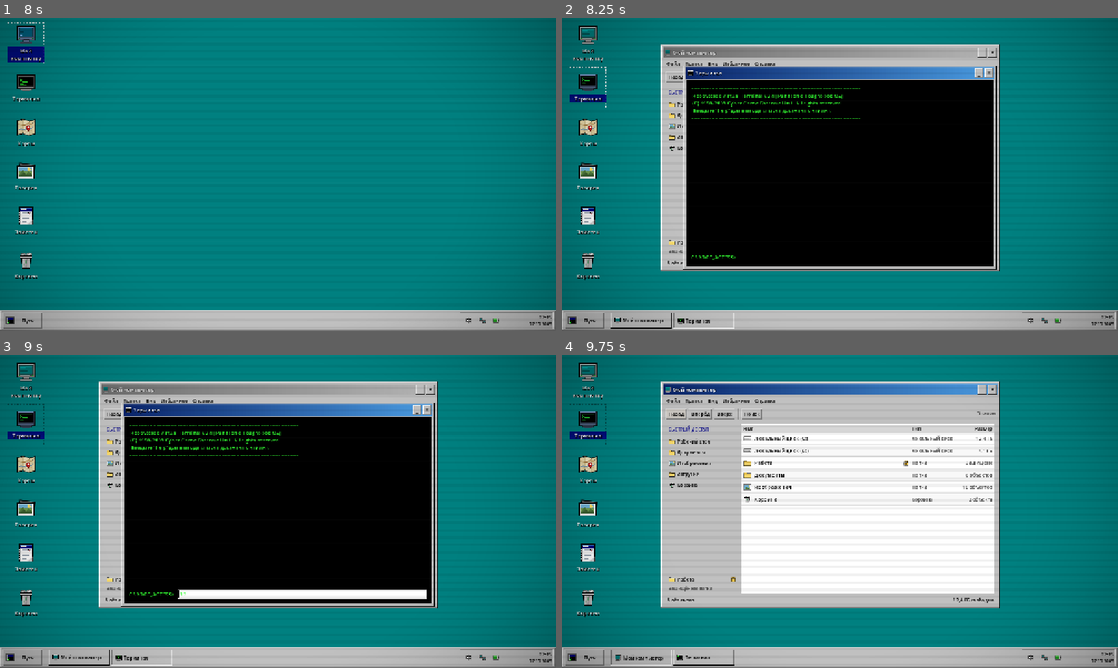
Above: before the commit, frames 1-4 (two rows, left to right).
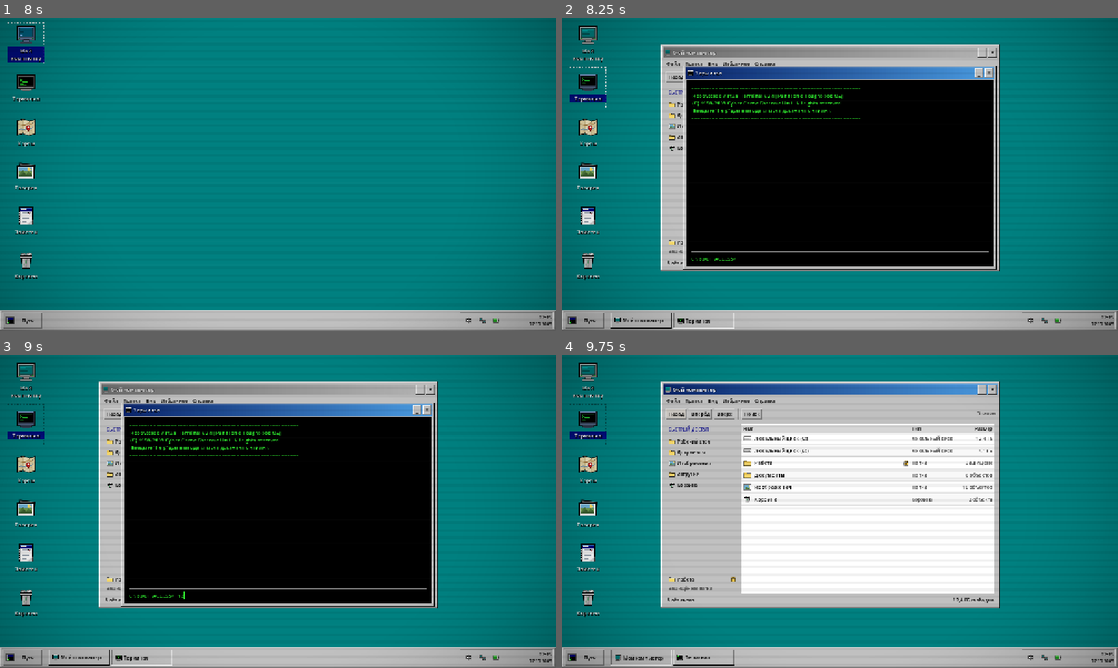
Above: after the commit, the same moments.

Repository: nikkey31/root_access
Game: Godot game, scene res://scenes/desktop/Desktop.tscn
The game is run twice, just before and just after one commit, with the same random seed, the same clock (stepped at 60 frames per second) and the same inputs.
Inputs (mouse positions are in pixels of both pictures, inside the frame that each line leads up to):
- Up to frame 1 (8 s): click "Пуск" at 0.5 s; click (61, 190) at 1.27 s; type "12" at 1.35 s; click (483, 321) at 2 s; click (494, 321) at 2.75 s; click (467, 321) at 3.5 s; tap Enter at 4.25 s; drag from (278, 174) to (333, 105) at 4.27 s; tap Space at 5 s; drag from (27, 43) to (250, 237) at 5.02 s; click "_" at 5.75 s; click "Мой компьютер" at 6.5 s; click "×" at 7.25 s
- Up to frame 2 (8.25 s): tap Enter at 8, 8.1 s; move the mouse to (589, 86) at 8.02 s; hold Right from 8.03 s (still down); click (589, 86) at 8.17 s
- Up to frame 3 (9 s): release Right at 8.75 s; click (300, 592) at 8.77 s; type "12" at 8.85 s
- Up to frame 4 (9.75 s): click "Назад" at 9.5 s

Frame 1 is identical in both runs. In frame 2, 0.3% of the frame differs, in the area x 23-77%, y 74-78%; in frame 3, 1.7%; in frame 4, nothing differs.

Commit message:
fix(ui): add retro pixel cursor and fix terminal input background to pitch black

Diff:
--- a/project.godot
+++ b/project.godot
@@ -1,5 +1,10 @@
 ; Engine configuration file.
-; Root Access — ретро-детектив на Godot 4.
+; It's best edited using the editor UI and not directly,
+; since the parameters that go here are not all obvious.
+;
+; Format:
+;   [section] ; section goes between []
+;   param=value ; assign values to parameters
 
 config_version=5
 
@@ -8,8 +13,8 @@
 config/name="Root Access"
 config/description="Психологический детективный триллер в стилистике ретро-ОС."
 run/main_scene="res://scenes/desktop/Desktop.tscn"
+config/features=PackedStringArray("4.7", "GL Compatibility")
 config/icon="res://assets/icons/root_access.svg"
-config/features=PackedStringArray("4.6", "GL Compatibility")
 
 [autoload]
 
@@ -24,6 +29,8 @@
 window/size/window_height_override=720
 window/stretch/mode="canvas_items"
 window/stretch/aspect="expand"
+mouse_cursor/custom_image="res://assets/ui/cursor.png"
+mouse_cursor/custom_image_hotspot=Vector2(0, 0)
 
 [gui]
 
@@ -31,7 +38,7 @@
 
 [rendering]
 
+textures/canvas_textures/default_texture_filter=0
 renderer/rendering_method="gl_compatibility"
 renderer/rendering_method.mobile="gl_compatibility"
-textures/canvas_textures/default_texture_filter=0
 environment/defaults/default_clear_color=Color(0, 0.501961, 0.501961, 1)
--- a/scenes/apps/Terminal.tscn
+++ b/scenes/apps/Terminal.tscn
@@ -1,6 +1,8 @@
-[gd_scene format=3]
+[gd_scene load_steps=3 format=3]
 
 [ext_resource type="Script" path="res://scripts/apps/terminal.gd" id="1_terminal"]
+
+[sub_resource type="StyleBoxEmpty" id="StyleBoxEmpty_term"]
 
 [node name="Terminal" type="Control"]
 layout_mode = 3
@@ -67,5 +69,8 @@
 size_flags_horizontal = 3
 theme_override_colors/font_color = Color(0.2, 1, 0.2, 1)
 theme_override_colors/caret_color = Color(0.2, 1, 0.2, 1)
+theme_override_styles/normal = SubResource("StyleBoxEmpty_term")
+theme_override_styles/focus = SubResource("StyleBoxEmpty_term")
+theme_override_styles/read_only = SubResource("StyleBoxEmpty_term")
 flat = true
 caret_blink = true
Binary file added: assets/ui/cursor.png
